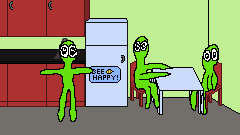
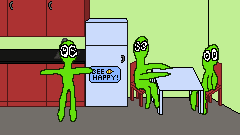
The second 240×135 image is a revision of the first. Changes to its layers:
painted on "Aliens colors" over [40, 36, 219, 122]
painted on "Aliens outline" over [40, 36, 219, 122]
